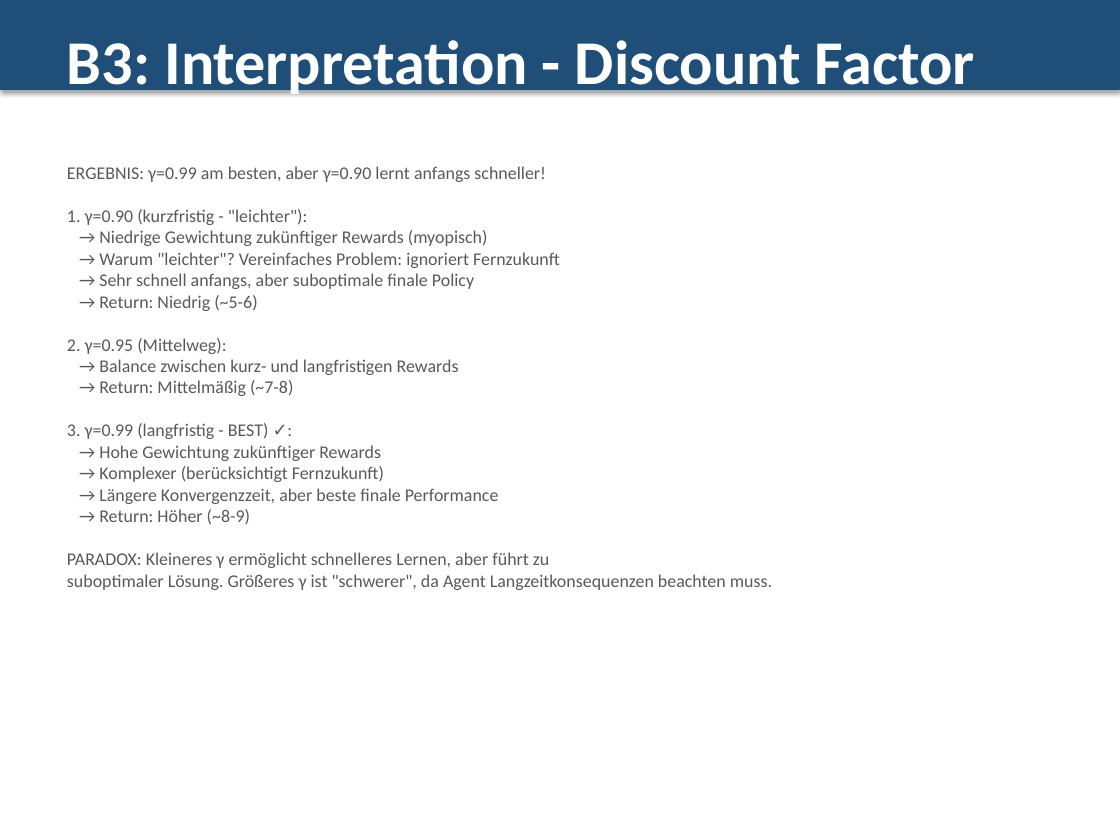
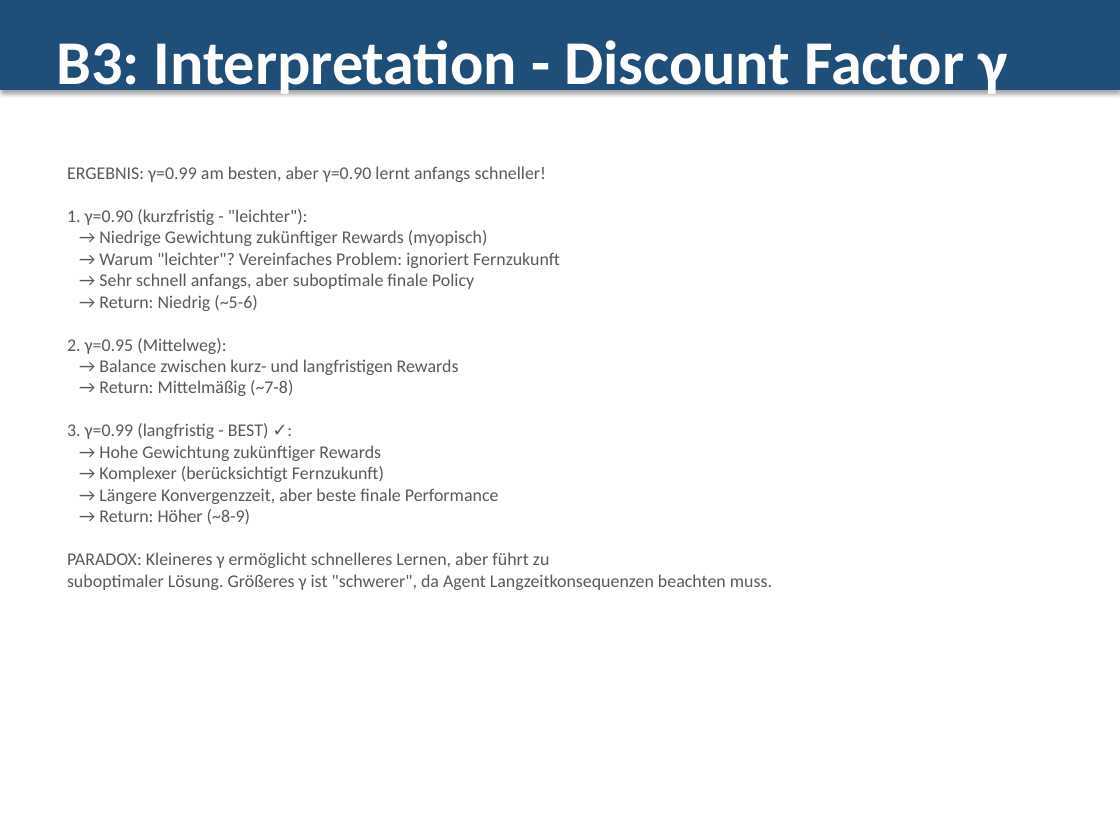
Before and after one commit to dennisddschulz/cas-artificial-intelligence, a slide deck: slide 8 of 09_temporal_difference_method/TEIL_B/TEIL_B_Presentation.pptx. Drawn at 1120x840 pixels with LibreOffice and Linux fonts; fonts in the diff are those of the drawing. Boxes give left, top, right and bottom in pixels: in the first picture for what was removed or moved away, otherwise in the second. Text is boxed around its words. In the diff, an @@ line names an element or a change of style, - is before the commit and + after.

```diff
--- a/09_temporal_difference_method/TEIL_B/TEIL_B_Presentation.pptx
+++ b/09_temporal_difference_method/TEIL_B/TEIL_B_Presentation.pptx
@@ rectangle at (x1=0, y1=0, x2=1120, y2=90): outline #1F4E79 0.75 pt to #1F4E79 0.5 pt @@
@@ text "B3: Interpretation - Discount Factor ..." rewrapped from (x1=67, y1=40, x2=975, y2=174) to (x1=56, y1=40, x2=1007, y2=99) @@
```
Also in this commit, not shown: 9 other slides changed.
